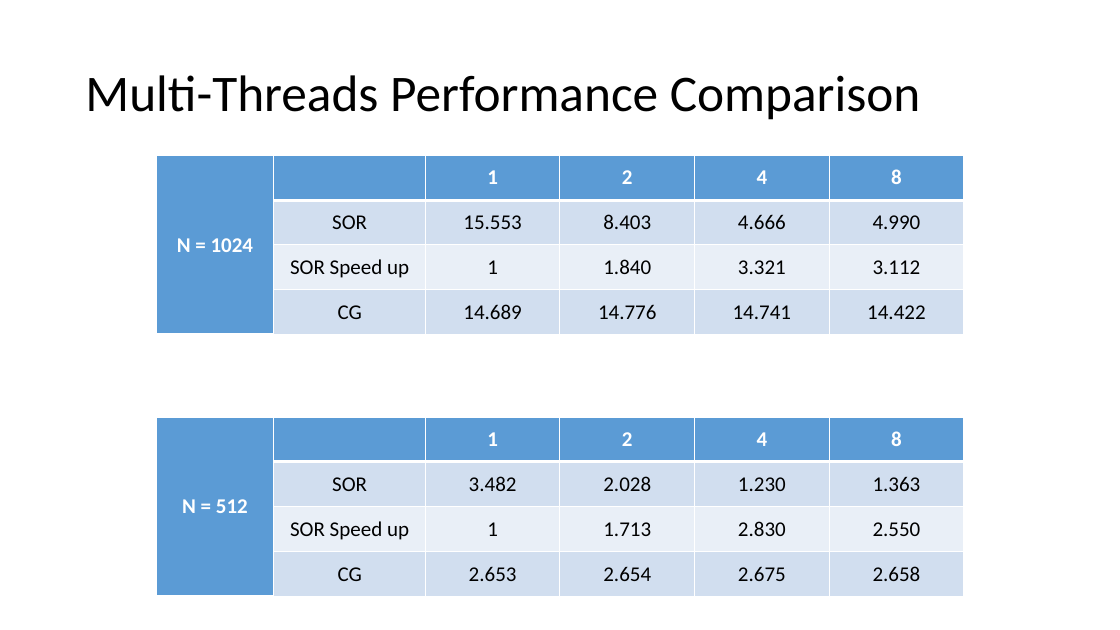
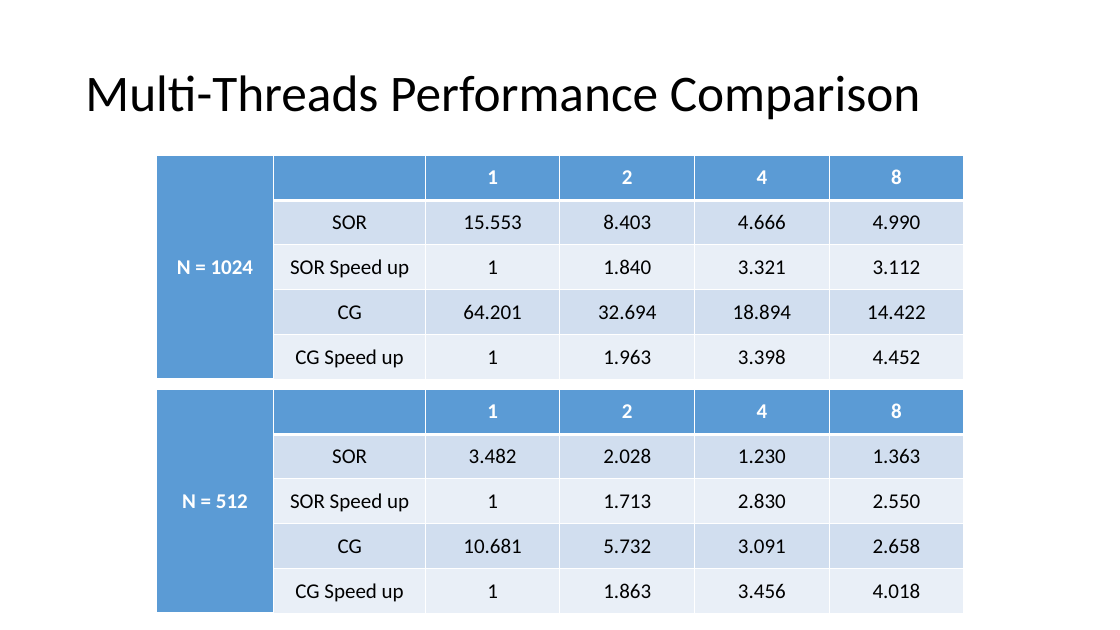
Before and after one commit to Jun7414/Conjugate-Gradient-Poisson-Solver, a slide deck: slide 11 of Final Project - Conjugate Gradient method.pptx. Drawn at 1120x630 pixels with LibreOffice and Linux fonts; fonts in the diff are those of the drawing. Boxes give left, top, right and bottom in pixels: in the first picture for what was removed or moved away, otherwise in the second. Text is boxed around its words. In the diff, an @@ line names an element or a change of style, - is before the commit and + after.

```diff
--- a/Final Project - Conjugate Gradient method.pptx
+++ b/Final Project - Conjugate Gradient method.pptx
@@ table at (x1=156, y1=155, x2=963, y2=380) @@
-row 4:  | CG | 14.689 | 14.776 | 14.741 | 14.422
+row 4:  | CG | 64.201 | 32.694 | 18.894 | 14.422
+row 5:  | CG Speed up | 1 | 1.963 | 3.398 | 4.452
@@ table at (x1=156, y1=389, x2=963, y2=613) @@
-row 4:  | CG | 2.653 | 2.654 | 2.675 | 2.658
+row 4:  | CG | 10.681 | 5.732 | 3.091 | 2.658
+row 5:  | CG Speed up | 1 | 1.863 | 3.456 | 4.018
@@ table resized from (x1=156, y1=417, x2=963, y2=597) to (x1=156, y1=389, x2=963, y2=613) @@
```
Also in this commit, not shown: 1 other slide changed, 1 slide added, 4 other files.
